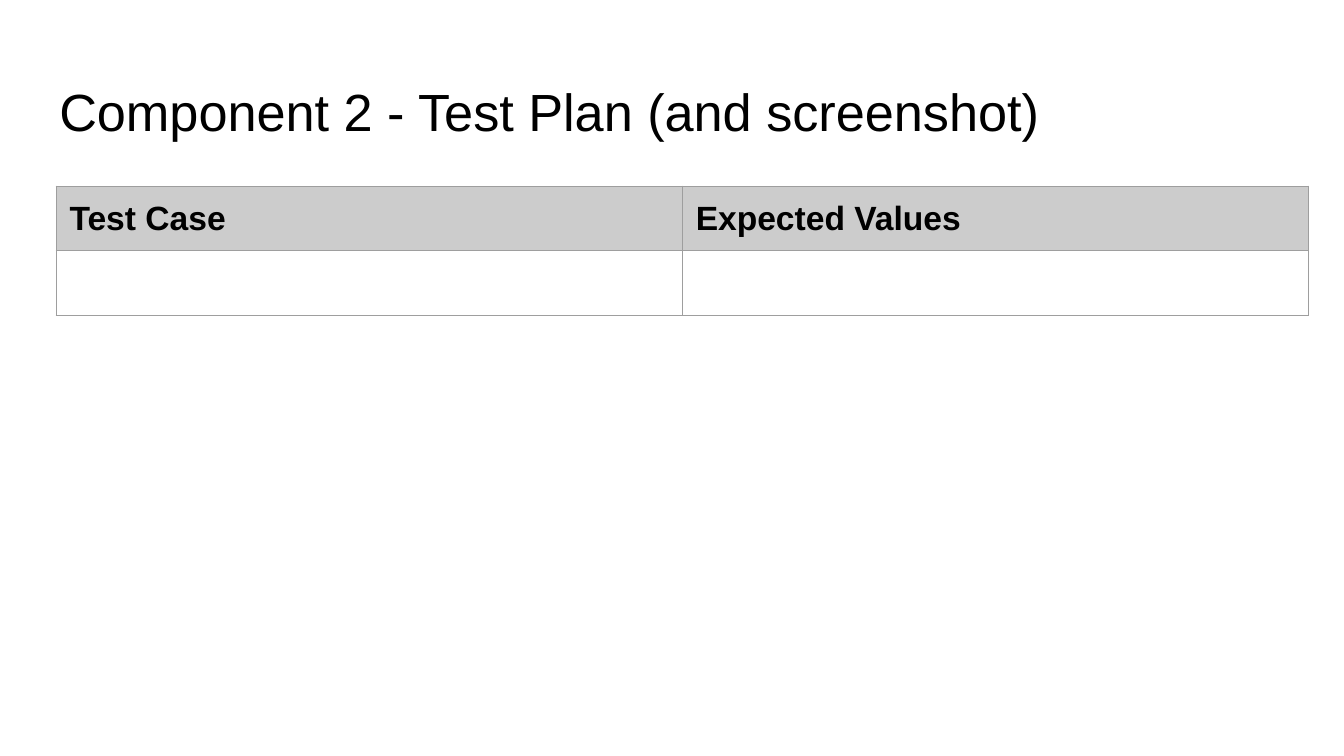
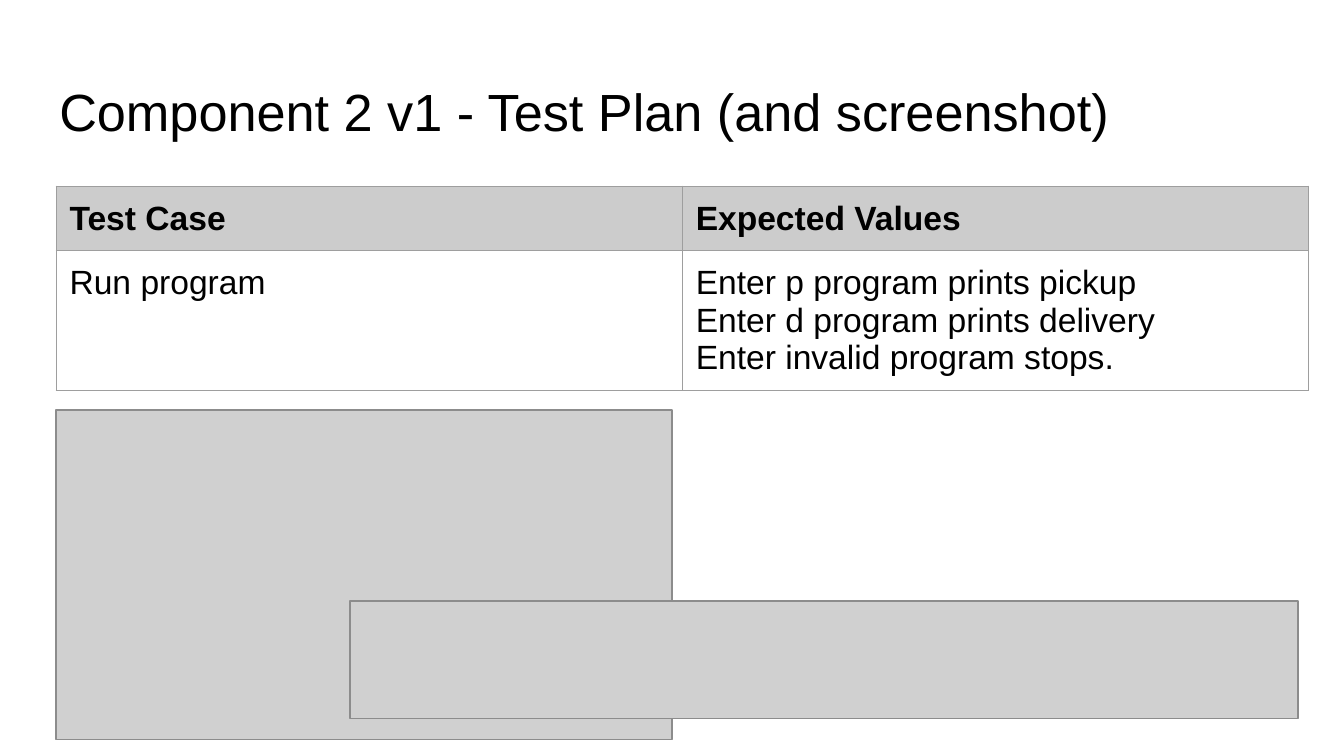
Before and after one commit to xkiio/desktop-tutorial, a slide deck: slide 8 of 022_91893+_+91897+Documentation.pptx. Drawn at 1344x756 pixels with LibreOffice and Linux fonts; fonts in the diff are those of the drawing; grey boxes stand for pictures. Boxes give left, top, right and bottom in pixels: in the first picture for what was removed or moved away, otherwise in the second. Text is boxed around its words. In the diff, an @@ line names an element or a change of style, - is before the commit and + after.

Commit message:
Created pickup or delivery menu
Created different versions of menu refining it in version 4.

```diff
--- a/022_91893+_+91897+Documentation.pptx
+++ b/022_91893+_+91897+Documentation.pptx
@@ title at [59,93,1109,141]: text changed @@
-Component 2 - Test Plan (and screenshot)
+Component 2 v1 - Test Plan (and screenshot)
@@ table at [56,187,1309,402] @@
-row 2, column 1: 
+row 2, column 1: Run program
-row 2, column 2: 
+row 2, column 2: Enter p program prints pickup / Enter d program prints delivery / Enter invalid program stops.
@@ picture added at [56,410,672,739] @@
@@ picture added at [349,601,1297,719] @@
```
Also in this commit, not shown: 1 other slide changed, 4 slides added, 3 other files.
